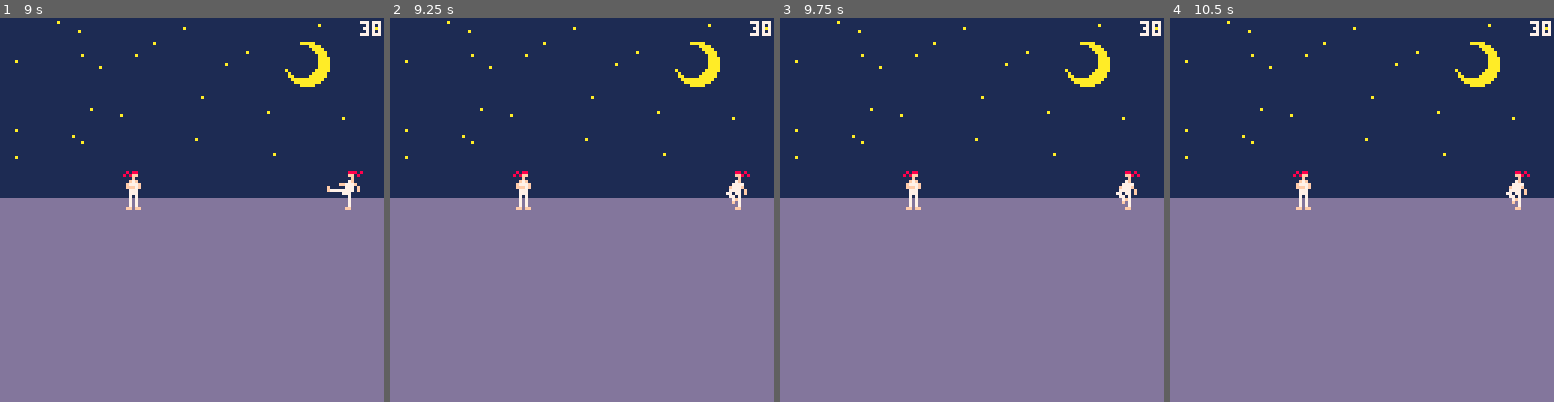
Above: before the commit, frames 1-4 (left to right).
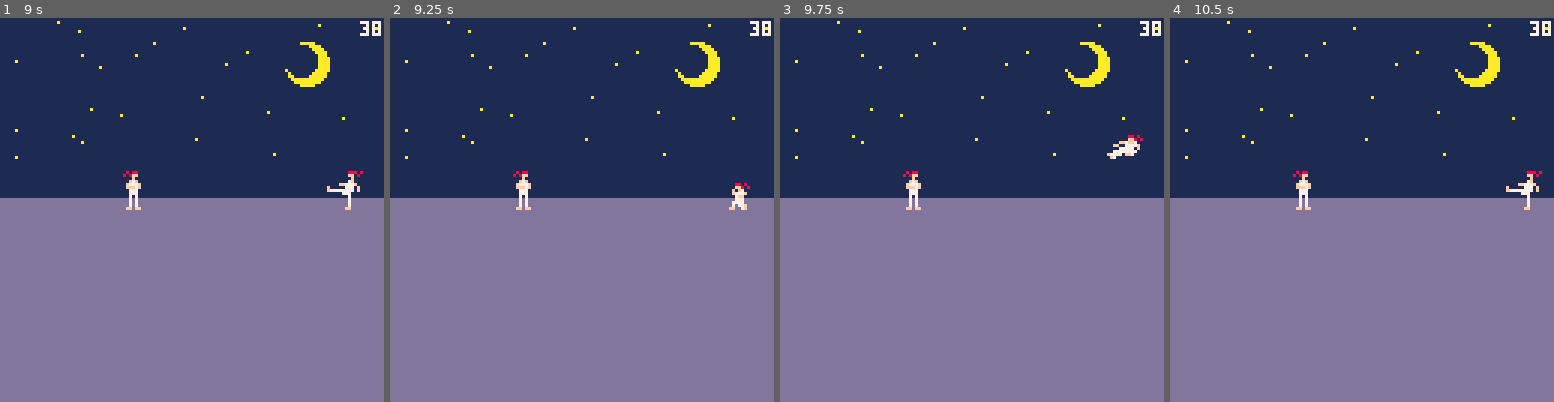
Above: after the commit, the same moments.

Repository: Grouflon/p8_fight
Game: PICO-8 cartridge fight.p8
The game is run twice, just before and just after one commit, with the same random seed, the same clock (stepped at 60 frames per second) and the same inputs.
Inputs (mouse positions are in pixels of both pictures, inside the frame that each line leads up to):
- Up to frame 1 (9 s): tap X (X key) at 0.33, 0.7, 1.43, 2.58, 3.1, 3.62, 4.13, 4.65, 5.17, 5.68, 6.2, 6.72, 7.23, 7.75, 8.27, 8.78 s; click (157, 121) at 0.67 s; tap O (Z key) at 1.07, 1.8, 2.43, 3.07, 3.7, 4.33, 4.97, 5.6, 6.23, 6.87, 7.5, 8.13, 8.77 s; click (218, 267) at 1.22 s; click (280, 114) at 1.77 s; click (46, 259) at 2.32 s; hold Right 2.33-3.33 s; click (107, 106) at 2.87 s; hold Right 3.38-4.22 s; click (172, 256) at 3.42 s; click (234, 102) at 3.97 s; hold Up 4.27-4.67 s; click (295, 248) at 4.52 s; hold Right 4.72-5.72 s; click (61, 94) at 5.07 s; click (122, 244) at 5.62 s; hold Down 5.77-6.1 s; hold Left 6.15-6.98 s; click (184, 90) at 6.17 s; click (249, 236) at 6.72 s; hold Right 7.03-8.03 s; click (311, 83) at 7.27 s; click (76, 229) at 7.82 s; hold Right 8.08-8.92 s; click (138, 79) at 8.37 s; click (199, 225) at 8.92 s; hold Up from 8.97 s (still down)
- Up to frame 2 (9.25 s): keep holding Up
- Up to frame 3 (9.75 s): tap X (X key) at 9.3 s; release Up at 9.37 s; tap O (Z key) at 9.4 s; hold Right from 9.42 s (still down); click (1044, 71) at 9.47 s
- Up to frame 4 (10.5 s): tap X (X key) at 9.82, 10.33 s; click (1496, 217) at 10.02 s; tap O (Z key) at 10.03 s; release Right at 10.42 s; hold Down from 10.47 s (still down)

Frame 1 is identical in both runs. In frame 2, 0.3% of the frame differs, in the area x 87-94%, y 39-50%; in frame 3, 0.5%, in the area x 85-95%, y 30-50%; in frame 4, 0.4%.

Commit message:
basic hit/hurt system

Diff:
--- a/animation.lua
+++ b/animation.lua
@@ -1,3 +1,7 @@
+BOXTYPE_HURT = 0
+BOXTYPE_HIT = 1
+BOXTYPE_PUSH = 2
+
 box_types = {
 	"hurt",
 	"hit",
@@ -139,6 +143,7 @@
 	return {
 		animation = nil,
 		frame = 0,
+		playrate = 1,
 		is_looping = false,
 		is_playing = false,
 		movement_x = 0,
@@ -146,44 +151,59 @@
 	}
 end
 
-function play_animation_player(_player, _animation, _loop, _start_frame)
+function animation_player_play(_player, _animation, _loop, _start_frame, _playrate)
 	assert(_player ~= nil)
 	assert(_animation ~= nil)
 	_player.animation = _animation
 	_player.frame = _start_frame or 0
+	_player.playrate = _playrate or 1
 	_player.is_looping = _loop
 	_player.is_playing = true
-	_player.movement_x = _player.animation.frames[_player.frame+1].movement[1]
-	_player.movement_y = _player.animation.frames[_player.frame+1].movement[2]
-end
-
-function stop_animation_player(_player)
+	local _af = animation_player_get_current_animation_frame(_player)
+	_player.movement_x = _af.movement[1]
+	_player.movement_y = _af.movement[2]
+end
+
+function animation_player_stop(_player)
 	assert(_player ~= nil)
 	_player.is_playing = false
 end
 
-function update_animation_player(_player)
+function animation_player_update(_player)
 	assert(_player ~= nil)
 	if _player.animation ~= nil and _player.is_playing then
-		_player.frame = (_player.frame + 1)
+		local _previous_frame = _player.frame
+		_player.frame += _player.playrate
 		if _player.frame >= #_player.animation.frames then
 			if _player.is_looping then
 				_player.frame = 0
 			else
 				_player.is_playing = false
-				_player.frame -= 1
+				_player.frame = #_player.animation.frames - 1
 			end
 		end
 
+		local _previous_flr_frame = flr(_previous_frame)
+		local _flr_frame = flr(_player.frame)
+		local _changed_frame = _previous_flr_frame ~= _flr_frame
+
 		-- add movement
-		if _player.is_playing then
-			_player.movement_x += _player.animation.frames[_player.frame+1].movement[1]
-			_player.movement_y += _player.animation.frames[_player.frame+1].movement[2]
+		if _player.is_playing and _changed_frame then
+			for _i = _previous_flr_frame+1, _flr_frame do
+				local _af = _player.animation.frames[_i+1]
+				_player.movement_x += _af.movement[1]
+				_player.movement_y += _af.movement[2]
+			end
 		end
 	end
 end
 
-function poll_animation_player_movement(_player)
+function animation_player_get_current_animation_frame(_player)
+	assert(_player ~= nil)
+	return _player.animation.frames[flr(_player.frame)+1]
+end
+
+function animation_player_poll_movement(_player)
 	assert(_player ~= nil)
 	local _x, _y = _player.movement_x, _player.movement_y
 	_player.movement_x = 0
@@ -191,11 +211,20 @@
 	return _x, _y
 end
 
-function draw_animation_player(_player, _x, _y, _flip)
+function animation_player_draw(_player, _x, _y, _flip)
 	assert(_player ~= nil)
 	if _player.animation ~= nil then
-		local _animation_frame = _player.animation.frames[_player.frame+1]
+		local _animation_frame = animation_player_get_current_animation_frame(_player)
 		local _game_frame = frames[_animation_frame.frame+1]
 		draw_frame(_game_frame, _x, _y, _flip)
 	end
 end
+
+function animation_bake_data(_animation)
+	assert(_animation ~= nil)
+	_animation.movement = { 0, 0 }
+	for _f in all(_animation.frames) do
+		_animation.movement[1] += _f.movement[1]
+		_animation.movement[2] += _f.movement[2]
+	end
+end
--- a/data.lua
+++ b/data.lua
@@ -1,3 +1,11 @@
+HITTYPE_FACE = 0
+HITTYPE_BODY = 1
+
+function hittype_to_animation(_hittype)
+	if (_hittype == HITTYPE_FACE) return animations.hit_face
+	if (_hittype == HITTYPE_BODY) return animations.hit_body
+end
+
 frames = {
 	-- 0 - IDLE
 	make_frame(
@@ -379,6 +387,13 @@
 		}
 	},
 	punch = {
+		hits = {
+			{
+				hitstun = 3,
+				pushback = 3,
+				type = 0,
+			}
+		},
 		frames = {
 			{ frame = 2, movement = {0, 0}},
 			{ frame = 3, movement = {0, 0}},
@@ -389,6 +404,13 @@
 		}
 	},
 	kick = {
+		hits = {
+			{
+				hitstun = 8,
+				pushback = 8,
+				type = 1,
+			}
+		},
 		frames = {
 			{ frame = 6, movement = {0, 0}},
 			{ frame = 6, movement = {0, 0}},
@@ -505,7 +527,7 @@
 	},
 	hit_body = {
 		frames = {
-			{ frame = 22, movement = {-3, 0}},
+			{ frame = 22, movement = {0, 0}},
 			{ frame = 22, movement = {-3, 0}},
 			{ frame = 24, movement = {-3, 0}},
 			{ frame = 24, movement = {-2, 0}},
--- a/fight.p8
+++ b/fight.p8
@@ -1,13 +1,14 @@
 pico-8 cartridge // http://www.pico-8.com
 version 38
 __lua__
+#include lib/log.lua
+
 #include lib/math.lua
 #include lib/statemachine.lua
 #include animation.lua
 #include data.lua
 #include game.lua
 
-#include lib/log.lua
 #include tools.lua
 __gfx__
 00000000000000000000000000000000000000000000000000000000000000000000000008888000000000800000000000000000000000000000000000000000
--- a/game.lua
+++ b/game.lua
@@ -4,6 +4,11 @@
 ground_height = 64
 stage_margin = 2
 start_offset = 20
+
+-- BAKE
+for _key, _animation in pairs(animations) do
+	animation_bake_data(_animation)
+end
 
 -- PLAYER
 function make_player(_id, _x)
@@ -19,16 +24,20 @@
 		is_jumping = false,
 		has_air_attacked = false,
 		crouch = false,
-		sm = make_sm(player_sm_definition)
+		current_hit_id = -1,
+		next_hit_id = -1,
+		current_inflicted_hit = nil,
+		being_hit_time = 0,
+		sm = make_sm(player_sm_definition),
 	}
 end
 
 player_sm_definition = {
 	idle = {
 		enter = function(_player)
-			play_animation_player(_player.animation_player, animations.idle, true)
+			animation_player_play(_player.animation_player, animations.idle, true)
 			if btn(3, _player.id) then
-				play_animation_player(_player.animation_player, animations.crouch, true)
+				animation_player_play(_player.animation_player, animations.crouch, true)
 			end
 		end,
 		update = function(_player)
@@ -50,16 +59,16 @@
 				--_player.flip_x = _direction < 0
 				_player.pos.x = _player.pos.x + _direction * _speed
 				if _player.animation_player.animation ~= animations.walk then
-					play_animation_player(_player.animation_player, animations.walk, true)
+					animation_player_play(_player.animation_player, animations.walk, true)
 				end
 			else
 				if _player.crouch then
 					if _player.animation_player.animation ~= animations.crouch then
-						play_animation_player(_player.animation_player, animations.crouch, true)
+						animation_player_play(_player.animation_player, animations.crouch, true)
 					end
 				else
 					if _player.animation_player.animation ~= animations.idle then
-						play_animation_player(_player.animation_player, animations.idle, true)
+						animation_player_play(_player.animation_player, animations.idle, true)
 					end
 				end
 			end
@@ -91,37 +100,48 @@
 	},
 	attack = {
 		enter = function(_player)
+			_player.current_hit_id = 0
+			_player.next_hit_id = 0
 			local _animation = animations[_player.next_attack_type]
-			play_animation_player(_player.animation_player, _animation, false)
+			animation_player_play(_player.animation_player, _animation, false)
 		end,
 		update = function(_player)
 			if (not _player.animation_player.is_playing) then
 				sm_set_state(_player.sm, "idle")
 			end
+
+			local _frame = player_get_current_animation_frame(_player)
+			if (_frame.id ~= nil) then
+				_player.current_hit_id = _frame.id
+				_player.next_hit_id = _frame.id
+			end
+
 		end,
 		exit = function(_player)
+			_player.current_hit_id = -1
+			_player.next_hit_id = -1
 		end,
 	},
 	jump = {
 		enter = function(_player)
-			play_animation_player(_player.animation_player, animations.jump, false)
+			animation_player_play(_player.animation_player, animations.jump, false, 0)
 			_player.is_jumping = true
 		end,
 		update = function(_player)
 
 			if not _player.has_air_attacked then
 				if btnp(4, _player.id) then
-					play_animation_player(_player.sub_animation_player, animations.jump_punch, false)
+					animation_player_play(_player.sub_animation_player, animations.jump_punch, false)
 					_player.drawn_animation_player = _player.sub_animation_player
 					_player.has_air_attacked = true
 				end
 				if btnp(5, _player.id) then
-					play_animation_player(_player.sub_animation_player, animations.jump_kick, true)
+					animation_player_play(_player.sub_animation_player, animations.jump_kick, true)
 					_player.drawn_animation_player = _player.sub_animation_player
 					_player.has_air_attacked = true
 				end
 			end
-			local _jump_movement_x, _jump_movement_y = poll_animation_player_movement(_player.animation_player)
+			local _jump_movement_x, _jump_movement_y = animation_player_poll_movement(_player.animation_player)
 			_player.pos += vec2(_jump_movement_x*_player.jump_direction, _jump_movement_y)
 
 			if _player.pos.y >= ground_height and _player.animation_player.frame > 10 then
@@ -133,18 +153,84 @@
 			_player.has_air_attacked = false
 			_player.is_jumping = false
 			_player.drawn_animation_player = _player.animation_player
-			stop_animation_player(_player.sub_animation_player)
+			animation_player_stop(_player.sub_animation_player)
+		end,
+	},
+	hit = {
+		can_reenter = true,
+		enter = function(_player)
+			_player.being_hit_time = 0
+			local _h = _player.current_inflicted_hit
+			local _hit_animation = hittype_to_animation(_h.type)
+			local _playrate = max(#_hit_animation.frames / _h.hitstun, 1)
+			--log(_playrate)
+			animation_player_play(_player.animation_player, _hit_animation, false, 0, _playrate)
+		end,
+		update = function(_player)
+			local _m_x, _m_y = animation_player_poll_movement(_player.animation_player)
+			local _scale_x = _player.current_inflicted_hit.pushback*-1 / _player.animation_player.animation.movement[1]
+			_player.pos.x += _m_x * _scale_x* bool_to_sign(_player.flip_x)*-1
+
+			_player.being_hit_time += 1
+
+			if _player.being_hit_time > _player.current_inflicted_hit.hitstun then
+				sm_set_state(_player.sm, "idle")
+			end
+		end,
+		exit = function(_player)
 		end,
 	},
 }
 
-function update_players_flip(_players)
+function player_get_current_animation_frame(_player)
+	local _animation_frame = animation_player_get_current_animation_frame(_player.drawn_animation_player)
+	return frames[_animation_frame.frame+1]
+end
+
+function player_get_current_hit(_player)
+	local _animation = _player.drawn_animation_player.animation
+
+	if (_animation.hits) == nil or (_animation.hits[_player.current_hit_id+1] == nil) then
+		return { hitstun = 3, pushback = 3, type = 0 }
+	end
+
+	return _animation.hits[_player.current_hit_id+1]
+end
+
+function player_start(_player)
+	_player.drawn_animation_player = _player.animation_player
+	sm_set_state(_player.sm, "idle")
+end
+
+function player_update(_player)
+	sm_update(_player.sm, _player)
+end
+
+function player_draw(_player)
+	animation_player_draw(_player.drawn_animation_player, _player.pos.x, _player.pos.y, _player.flip_x)
+end
+function player_post_update(_player)
+	animation_player_update(_player.animation_player)
+	animation_player_update(_player.sub_animation_player)
+end
+
+function player_resolve_hit(_player)
+	_player.next_hit_id += 1
+end
+
+function player_resolve_being_hit(_player, _hit)
+	_player.current_inflicted_hit = _hit
+	sm_set_state(_player.sm, "hit")
+end
+
+
+function resolve_players_flip(_players)
 	local _bounds = {{ 9999, -9999 }, { 9999, -9999 }}
 
 	-- CALCULATE BOUNDS FOR EACH PLAYER
 	for _i = 1, 2 do
 		local _p = players[_i]
-		local _frame = player_get_current_frame(_p)
+		local _frame = player_get_current_animation_frame(_p)
 		for _j, _b in ipairs(_frame.boxes) do
 			if _b.type == 2 then
 				local _abs_box = make_absolute_box(_frame, _b, _p.pos.x, _p.pos.y, _p.flip_x)
@@ -169,26 +255,118 @@
 	end
 end
 
-function player_get_current_frame(_player)
-	local _animation_frame = _player.drawn_animation_player.animation.frames[_player.drawn_animation_player.frame+1]
-	return frames[_animation_frame.frame+1]
-end
-
-function player_start(_player)
-	_player.drawn_animation_player = _player.animation_player
-	sm_set_state(_player.sm, "idle")
-end
-
-function player_update(_player)
-	sm_update(_player.sm, _player)
-end
-
-function player_draw(_player)
-	draw_animation_player(_player.drawn_animation_player, _player.pos.x, _player.pos.y, _player.flip_x)
-end
-function player_post_update(_player)
-	update_animation_player(_player.animation_player)
-	update_animation_player(_player.sub_animation_player)
+function resolve_players_push(_players)
+
+	local _p1 = _players[1]
+	local _p2 = _players[2]
+	local _p1_frame = player_get_current_animation_frame(_p1)
+	local _p2_frame = player_get_current_animation_frame(_p2)
+
+	function keep_in_stage(_abs_box)
+		local _correction = 0
+		if _abs_box.min_x < stage_margin then
+			_correction += stage_margin-_abs_box.min_x
+		end
+		if _abs_box.max_x >= 128 - stage_margin then
+			_correction += 128 - stage_margin-_abs_box.max_x
+		end
+		return _correction
+	end
+
+	for _i = 0,3 do
+		local _corrected = false
+		local _boxes = { nil, nil }
+		for _j, _b1 in ipairs(_p1_frame.boxes) do
+			if _b1.type == BOXTYPE_PUSH then
+				_boxes[1] = make_absolute_box(_p1_frame, _b1, _p1.pos.x, _p1.pos.y, _p1.flip_x)
+				local _correction1 = keep_in_stage(_boxes[1])
+				if (_correction1 ~= 0) _corrected = true
+				_p1.pos.x += _correction1
+				_boxes[1].min_x += _correction1
+				_boxes[1].max_x += _correction1
+				for _k, _b2 in ipairs(_p2_frame.boxes) do
+					if _b2.type == BOXTYPE_PUSH then
+						_boxes[2] = make_absolute_box(_p2_frame, _b2, _p2.pos.x, _p2.pos.y, _p2.flip_x)
+						local _correction2 = keep_in_stage(_boxes[2])
+						if (_correction2 ~= 0) _corrected = true
+						_p2.pos.x += _correction2
+						_boxes[2].min_x += _correction2
+						_boxes[2].max_x += _correction2
+
+						if collision.AABB_AABB(_boxes[1].min_x, _boxes[1].min_y, _boxes[1].max_x, _boxes[1].max_y, _boxes[2].min_x, _boxes[2].min_y, _boxes[2].max_x, _boxes[2].max_y) then
+
+							local _push_directions = { 0, 0 }
+							local _leftmost_box = 0
+							local _rightmost_box = 0
+							if (_boxes[1].min_x < _boxes[2].min_x) _push_directions = { -1, 1 }
+							if (_boxes[1].max_x > _boxes[2].max_x) _push_directions = { 1, -1 }
+							if (_push_directions[1] == 0) _push_directions = { bool_to_sign(_p1.flip_x), bool_to_sign(_p2.flip_x) }
+
+							if (_push_directions[1] == _push_directions[2]) _push_directions = { -1, 1 } -- this is arbitrary, we should see that this never happens
+
+							if (_push_directions[1] < 0) _leftmost_box = 1 _rightmost_box = 2 else _leftmost_box = 2 _rightmost_box = 1
+
+							local _penetration = _boxes[_leftmost_box].max_x - _boxes[_rightmost_box].min_x
+							_p1.pos.x +=  _push_directions[1] * _penetration * 0.5
+							_p2.pos.x +=  _push_directions[2] * _penetration * 0.5
+
+							_boxes[1] = make_absolute_box(_p1_frame, _b1, _p1.pos.x, _p1.pos.y, _p1.flip_x)
+							_boxes[2] = make_absolute_box(_p2_frame, _b1, _p2.pos.x, _p2.pos.y, _p2.flip_x)
+
+							_correction1 = keep_in_stage(_boxes[1])
+							_correction2 = keep_in_stage(_boxes[2])
+							_p1.pos.x += _correction1 + _correction2
+							_p2.pos.x += _correction1 + _correction2
+
+							_corrected = true
+						end
+					end
+				end
+			end
+		end
+		if (not _corrected) break
+	end
+end
+
+function resolve_players_hit(_players)
+
+	local _p1 = _players[1]
+	local _p2 = _players[2]
+	local _p1_frame = player_get_current_animation_frame(_p1)
+	local _p2_frame = player_get_current_animation_frame(_p2)
+	local _p1_to_p2_hit = nil
+	local _p2_to_p1_hit = nil
+
+	for _i, _b1 in ipairs(_p1_frame.boxes) do
+		local _p1_box = make_absolute_box(_p1_frame, _b1, _p1.pos.x, _p1.pos.y, _p1.flip_x)
+		for _j, _b2 in ipairs(_p2_frame.boxes) do
+			local _p2_box = make_absolute_box(_p2_frame, _b2, _p2.pos.x, _p2.pos.y, _p2.flip_x)
+
+			if _p1_to_p2_hit == nil and _b1.type == BOXTYPE_HIT and _b2.type == BOXTYPE_HURT then
+				if collision.AABB_AABB(_p1_box.min_x, _p1_box.min_y, _p1_box.max_x, _p1_box.max_y, _p2_box.min_x, _p2_box.min_y, _p2_box.max_x, _p2_box.max_y) then
+					if _p1.current_hit_id == _p1.next_hit_id then
+						_p1_to_p2_hit = player_get_current_hit(_p1)
+					end
+				end
+			elseif _p2_to_p1_hit == nil and _b2.type == BOXTYPE_HIT and _b1.type == BOXTYPE_HURT then
+				if collision.AABB_AABB(_p1_box.min_x, _p1_box.min_y, _p1_box.max_x, _p1_box.max_y, _p2_box.min_x, _p2_box.min_y, _p2_box.max_x, _p2_box.max_y) then
+					if _p2.current_hit_id == _p2.next_hit_id then
+						_p2_to_p1_hit = player_get_current_hit(_p2)
+					end
+				end
+			end
+		end
+	end
+
+	if _p1_to_p2_hit ~= nil then
+		player_resolve_hit(_p1)
+		player_resolve_being_hit(_p2, _p1_to_p2_hit)
+	end
+	if _p2_to_p1_hit ~= nil then
+		player_resolve_hit(_p2)
+		player_resolve_being_hit(_p1, _p2_to_p1_hit)
+	end
+
 end
 
 -- GAME
@@ -204,76 +382,9 @@
 	if (player2 ~= nil) player_update(player2)
 
 	if (player1 ~= nil and player2 ~= nil) then
-
-		local _p1_frame = player_get_current_frame(player1)
-		local _p2_frame = player_get_current_frame(player2)
-
-		function keep_in_stage(_abs_box)
-			local _correction = 0
-			if _abs_box.min_x < stage_margin then
-				_correction += stage_margin-_abs_box.min_x
-			end
-			if _abs_box.max_x >= 128 - stage_margin then
-				_correction += 128 - stage_margin-_abs_box.max_x
-			end
-			return _correction
-		end
-
-		for _i = 0,3 do
-			local _corrected = false
-			local _boxes = { nil, nil }
-			for _j, _b1 in ipairs(_p1_frame.boxes) do
-				if _b1.type == 2 then
-					_boxes[1] = make_absolute_box(_p1_frame, _b1, player1.pos.x, player1.pos.y, player1.flip_x)
-					local _correction1 = keep_in_stage(_boxes[1])
-					if (_correction1 ~= 0) _corrected = true
-					player1.pos.x += _correction1
-					_boxes[1].min_x += _correction1
-					_boxes[1].max_x += _correction1
-					for _k, _b2 in ipairs(_p2_frame.boxes) do
-						if _b2.type == 2 then
-							_boxes[2] = make_absolute_box(_p2_frame, _b2, player2.pos.x, player2.pos.y, player2.flip_x)
-							local _correction2 = keep_in_stage(_boxes[2])
-							if (_correction2 ~= 0) _corrected = true
-							player2.pos.x += _correction2
-							_boxes[2].min_x += _correction2
-							_boxes[2].max_x += _correction2
-
-							if collision.AABB_AABB(_boxes[1].min_x, _boxes[1].min_y, _boxes[1].max_x, _boxes[1].max_y, _boxes[2].min_x, _boxes[2].min_y, _boxes[2].max_x, _boxes[2].max_y) then
-
-								local _push_directions = { 0, 0 }
-								local _leftmost_box = 0
-								local _rightmost_box = 0
-								if (_boxes[1].min_x < _boxes[2].min_x) _push_directions = { -1, 1 }
-								if (_boxes[1].max_x > _boxes[2].max_x) _push_directions = { 1, -1 }
-								if (_push_directions[1] == 0) _push_directions = { bool_to_sign(player1.flip_x), bool_to_sign(player2.flip_x) }
-
-								if (_push_directions[1] == _push_directions[2]) _push_directions = { -1, 1 } -- this is arbitrary, we should see that this never happens
-
-								if (_push_directions[1] < 0) _leftmost_box = 1 _rightmost_box = 2 else _leftmost_box = 2 _rightmost_box = 1
-
-								local _penetration = _boxes[_leftmost_box].max_x - _boxes[_rightmost_box].min_x
-								player1.pos.x +=  _push_directions[1] * _penetration * 0.5
-								player2.pos.x +=  _push_directions[2] * _penetration * 0.5
-
-								_boxes[1] = make_absolute_box(_p1_frame, _b1, player1.pos.x, player1.pos.y, player1.flip_x)
-								_boxes[2] = make_absolute_box(_p2_frame, _b1, player2.pos.x, player2.pos.y, player2.flip_x)
-
-								_correction1 = keep_in_stage(_boxes[1])
-								_correction2 = keep_in_stage(_boxes[2])
-								player1.pos.x += _correction1 + _correction2
-								player2.pos.x += _correction1 + _correction2
-
-								_corrected = true
-							end
-						end
-					end
-				end
-			end
-			if (not _corrected) break
-		end
-
-		update_players_flip(players)
+		resolve_players_push(players)
+		resolve_players_flip(players)
+		resolve_players_hit(players)
 	end
 end
 
@@ -294,8 +405,8 @@
 	if (player1 ~= nil) player_draw(player1)
 	if (player2 ~= nil) player_draw(player2)
 
-	local _p1_frame = player_get_current_frame(player1)
-	local _p2_frame = player_get_current_frame(player2)
+	local _p1_frame = player_get_current_animation_frame(player1)
+	local _p2_frame = player_get_current_animation_frame(player2)
 	--draw_frame_boxes(_p1_frame, player1.pos.x, player1.pos.y, player1.flip_x)
 	--draw_frame_boxes(_p2_frame, player2.pos.x, player2.pos.y, player2.flip_x)
 
--- a/lib/statemachine.lua
+++ b/lib/statemachine.lua
@@ -19,16 +19,19 @@
 end
 function sm_dequeue_transitions(_sm, _data)
 	for state in all(_sm.transition_queue) do
-		if _sm.state == state then
-			return
-		end
+		local _source_state_def = _sm.definition[_sm.state]
+		local _target_state_def = _sm.definition[state]
 
-		if _sm.definition[_sm.state] ~= nil and _sm.definition[_sm.state].exit ~= nil then
-			_sm.definition[_sm.state].exit(_data)
-		end
-		_sm.state = state
-		if _sm.definition[_sm.state] ~= nil and _sm.definition[_sm.state].enter ~= nil then
-			_sm.definition[_sm.state].enter(_data)
+		local _do_transition = _target_state_def ~= nil and ((_sm.state ~= state) or (_target_state_def.can_reenter))
+
+		if _do_transition then
+			if _source_state_def ~= nil and _source_state_def.exit ~= nil then
+				_source_state_def.exit(_data)
+			end
+			_sm.state = state
+			if _target_state_def.enter ~= nil then
+				_sm.definition[_sm.state].enter(_data)
+			end
 		end
 	end
 	_sm.transition_queue = {}
